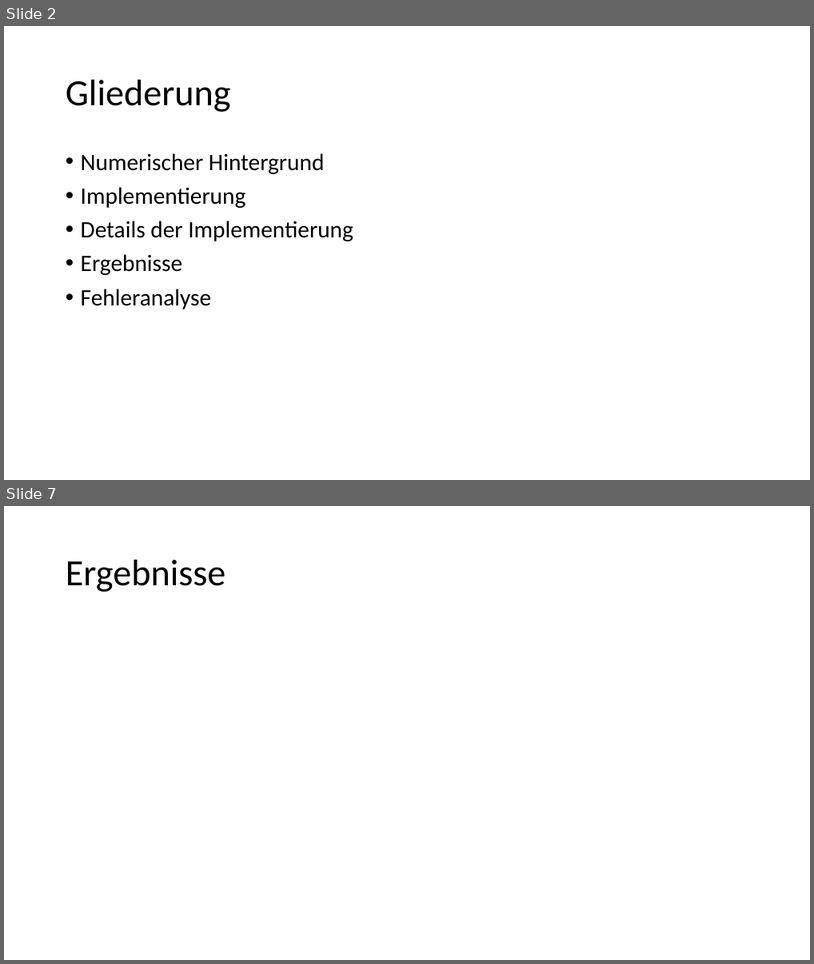
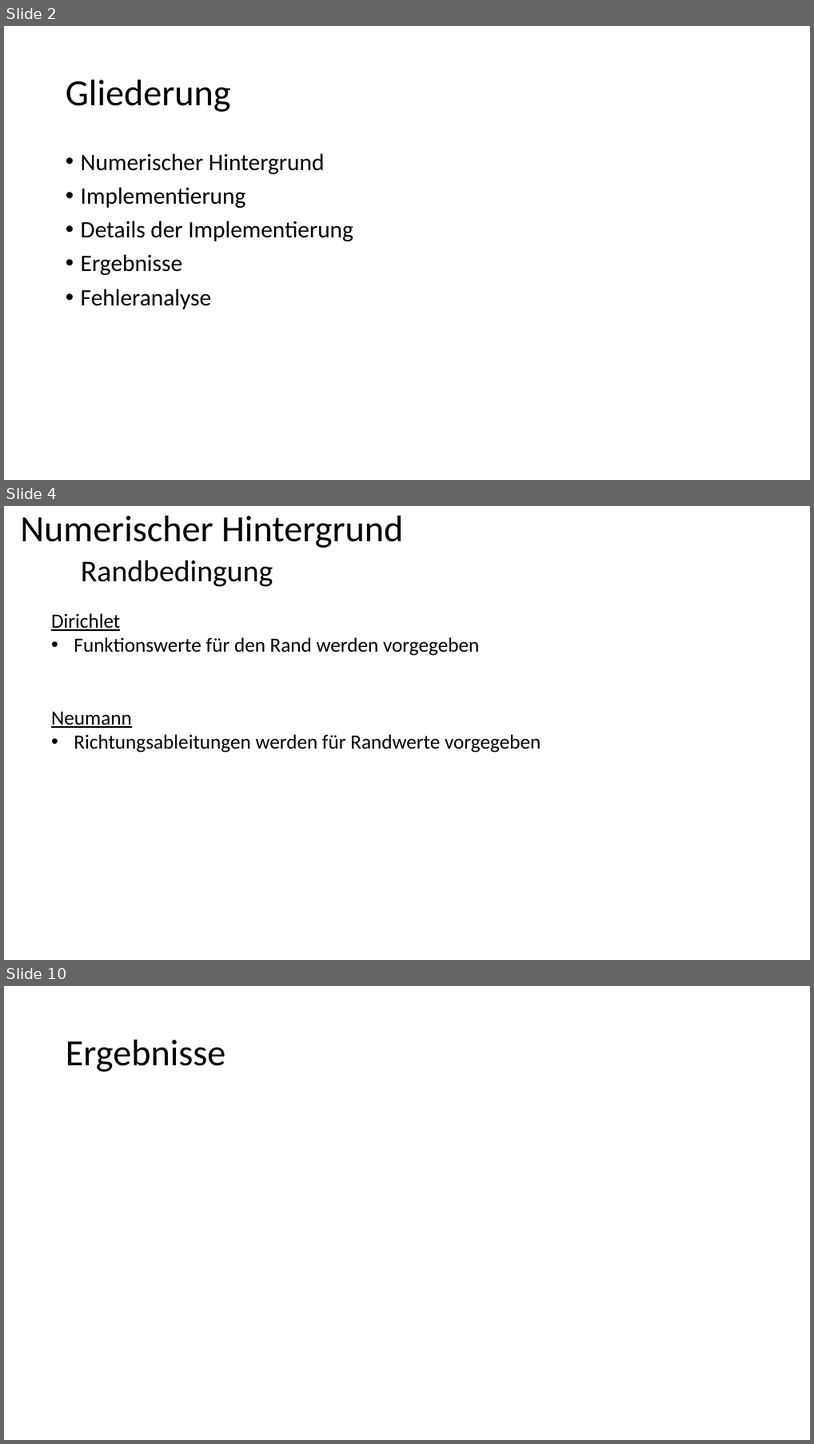
Before and after one commit to JMennenga/Numerik, a slide deck: Wirbelströmungen.pptx. Shown one above the other, each under a label of ours: slides 2 and 7 before the commit, slides 2, 4 and 10 after it; the slides between them are not shown. The pictures are 814x964 and 814x1444 pixels, drawn with LibreOffice and Linux fonts; fonts in the diff are those of the drawing. Boxes give left, top, right and bottom in pixels: in the first picture for what was removed or moved away, otherwise in the second. Text is boxed around its words. In the diff, an @@ line names an element or a change of style, - is before the commit and + after.

```diff
--- a/Wirbelströmungen.pptx
+++ b/Wirbelströmungen.pptx
@@ slide 4 added at [4,506,810,960], background #FFFFFF @@
@@ title added at [20,516,403,587], 44 pt, text #000000 @@
+Numerischer Hintergrund
+Randbedingung
@@ text added at [51,613,541,752], 24 pt, text #000000 @@
+Dirichlet
+• Funktionswerte für den Rand werden vorgegeben
+Neumann
+• Richtungsableitungen werden für Randwerte vorgegeben
@@ what was slide 7 is now slide 10 @@
```
Also in this commit, not shown: 3 slides changed, 6 other slides added, 2 slides removed.
